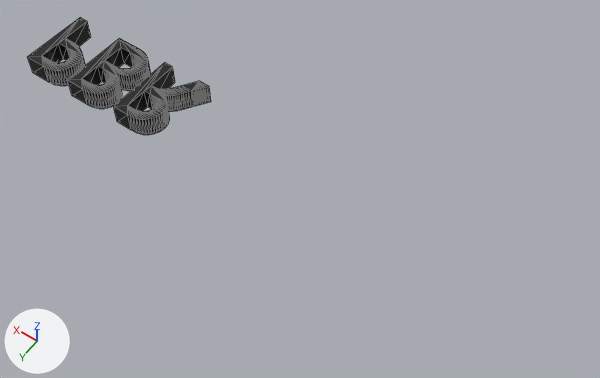
Before and after pictures for a commit that changed the glTF model theman/PBRTitle.glb.
Before and after are seen from a camera (50 mm lens) standing at (-5.43, 3.85, 5.41) and looking at (-2.91, 0.33, -0.13). Arrows for +X, +Y and +Z are at lower left; the lights stay in place. Mesh edges are drawn as thin lines. Where no turn or scale is listed for an object, it has been applied to the vertices. Vertices at the same position are counted once.

The first picture shows 'Text'.
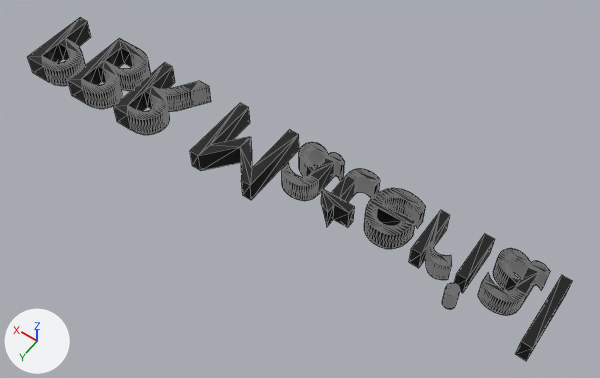
Commit message: Change title

Where the change shows, as pixel boxes (x1, y1, x2, y2) in the pictures (600 x 378 px):
'Text', reshaped (196% wider, 192% taller): before (27, 18, 211, 135); after (27, 18, 573, 361)
part 1 of me_text, added (black): after (515, 275, 573, 361)
part 2 of me_text, added: after (442, 283, 460, 309)
part 3 of me_text, added (black): after (454, 234, 495, 293)
part 4 of me_text, added: after (364, 188, 426, 249)
part 5 of me_text, added: after (478, 248, 550, 315)
part 6 of me_text, added: after (282, 142, 345, 201)
part 7 of me_text, added: after (321, 169, 380, 228)
part 8 of me_text, added: after (409, 210, 452, 280)
part 9 of me_text, added (black): after (190, 103, 299, 200)

Patch to the scene script:
```diff
--- a/theman/PBRTitle.glb.py
+++ b/theman/PBRTitle.glb.py
@@ me_text @@
 # used by ob_text; location = (0.0, 0.0, 0.0)
-me_text.from_pydata(...)  # 512 vertices, 1028 faces; spans x -1.68..-0.07, y 0.0..0.68, z -0.1..0.1
+me_text.from_pydata(...)  # 1774 vertices, 3528 faces; spans x -5.17..-0.07, y -0.01..0.68, z -0.1..0.1
+# me_text part 1: a new loose piece, a box spanning x -5.171..-5.082, y 0.0..0.682, z -0.1..0.1, in mat_material_001 (black #000000)
+# me_text part 2: a new loose piece, a 48-sided cylinder along z spanning x -4.53..-4.43, y 0.53..0.64, z -0.1..0.1, in mat_material_001 (black #000000)
+# me_text part 3: a new loose piece, a box spanning x -4.525..-4.436, y 0.0..0.449, z -0.1..0.1, in mat_material_001 (black #000000)
+# me_text part 4: a new loose piece, a torus around z (ring radius 0.19, tube radius 0.11) spanning x -3.94..-3.54, y -0.01..0.46, z -0.1..0.1, in mat_material_001 (black #000000)
+# me_text part 5: a new loose piece of 348 vertices spanning x -5.0..-4.62, y -0.01..0.46, z -0.1..0.1, in mat_material_001 (black #000000)
+# me_text part 6: a new loose piece of 348 vertices spanning x -3.15..-2.76, y -0.01..0.46, z -0.1..0.1, in mat_material_001 (black #000000)
+# me_text part 7: a new loose piece of 116 vertices spanning x -3.5..-3.16, y -0.01..0.54, z -0.1..0.1, in mat_material_001 (black #000000)
+# me_text part 8: a new loose piece of 110 vertices spanning x -4.37..-4.04, y 0.0..0.46, z -0.1..0.1, in mat_material_001 (black #000000)
+# me_text part 9: a new loose piece of 30 vertices spanning x -2.66..-2.03, y 0.0..0.68, z -0.1..0.1, in mat_material_001 (black #000000)
 me_text.materials.append(mat_material_001)
```
